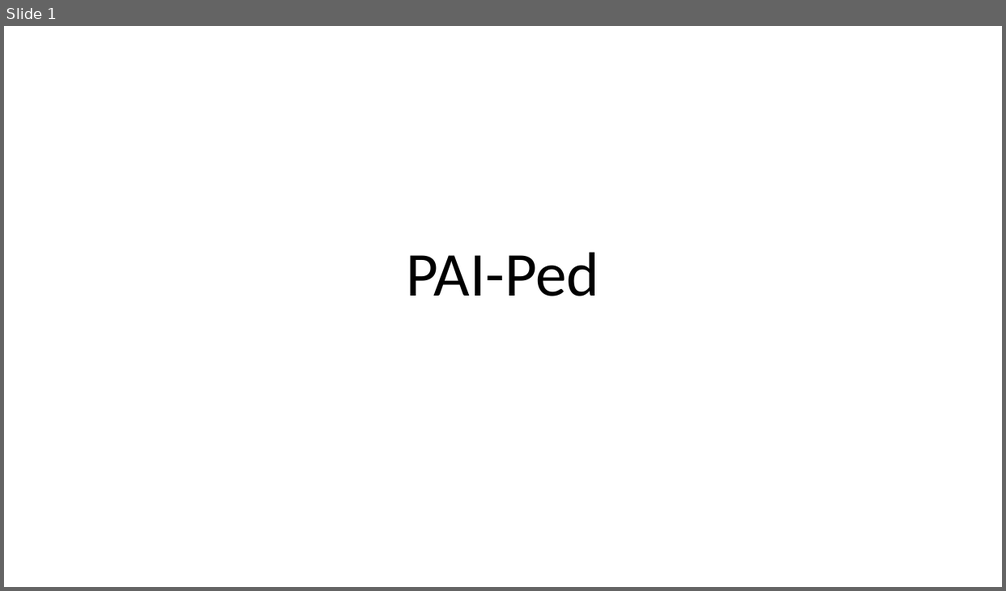
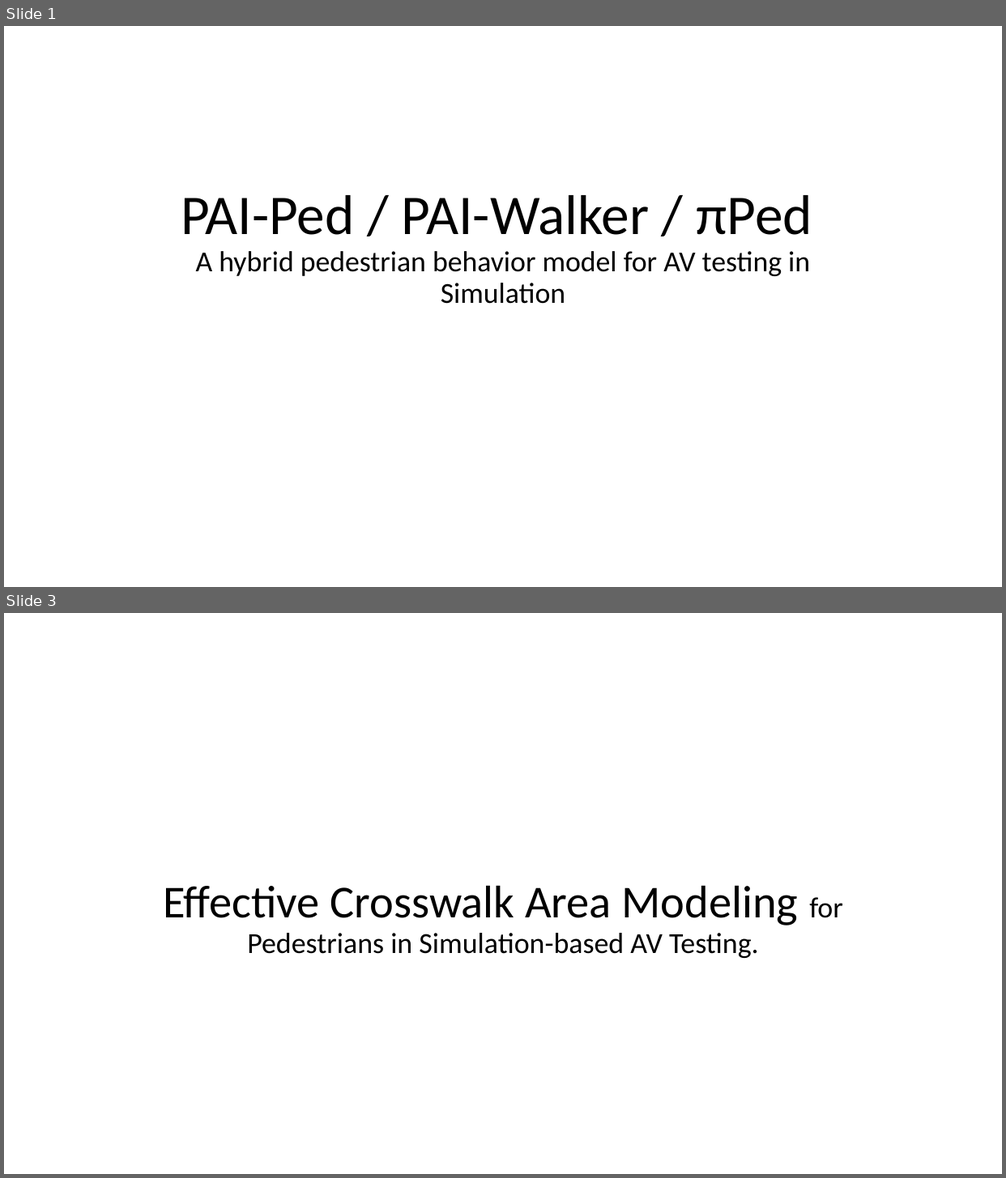
Before and after one commit to adhocmaster/carla-jaywalker-experiments, a slide deck: docs/PAI-Ped.pptx. Shown one above the other, each under a label of ours: slide 1 before the commit, slides 1 and 3 after it; the slides between them are not shown. The pictures are 1006x591 and 1006x1178 pixels, drawn with LibreOffice and Linux fonts; fonts in the diff are those of the drawing. Boxes give left, top, right and bottom in pixels: in the first picture for what was removed or moved away, otherwise in the second. Text is boxed around its words. In the diff, an @@ line names an element or a change of style, - is before the commit and + after.

```diff
--- a/docs/PAI-Ped.pptx
+++ b/docs/PAI-Ped.pptx
@@ slide 3 added at box(4, 613, 1002, 1174), background #FFFFFF @@
@@ title added at box(163, 885, 843, 958), 28 pt, text #000000 @@
+Effective Crosswalk Area Modeling for Pedestrians in Simulation-based AV Testing.
@@ slide 1 changed as well @@
@@ title at box(181, 195, 813, 304): text changed; size 60 to 27.9 pt @@
-PAI-Ped
+PAI-Ped / PAI-Walker / πPed
+A hybrid pedestrian behavior model for AV testing in Simulation
```
Also in this commit, not shown: 2 other slides changed, 1 slide removed, 4 other files.
